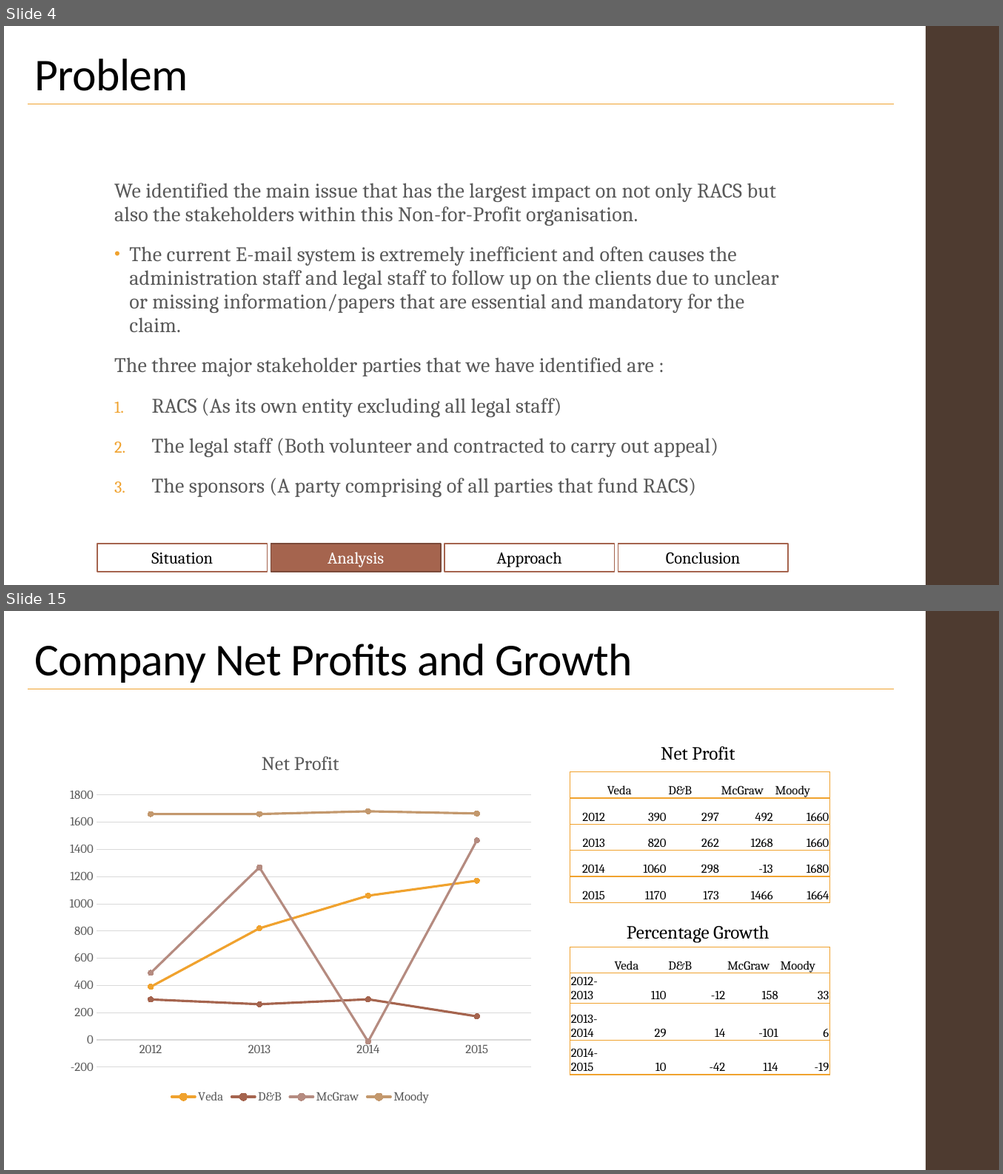
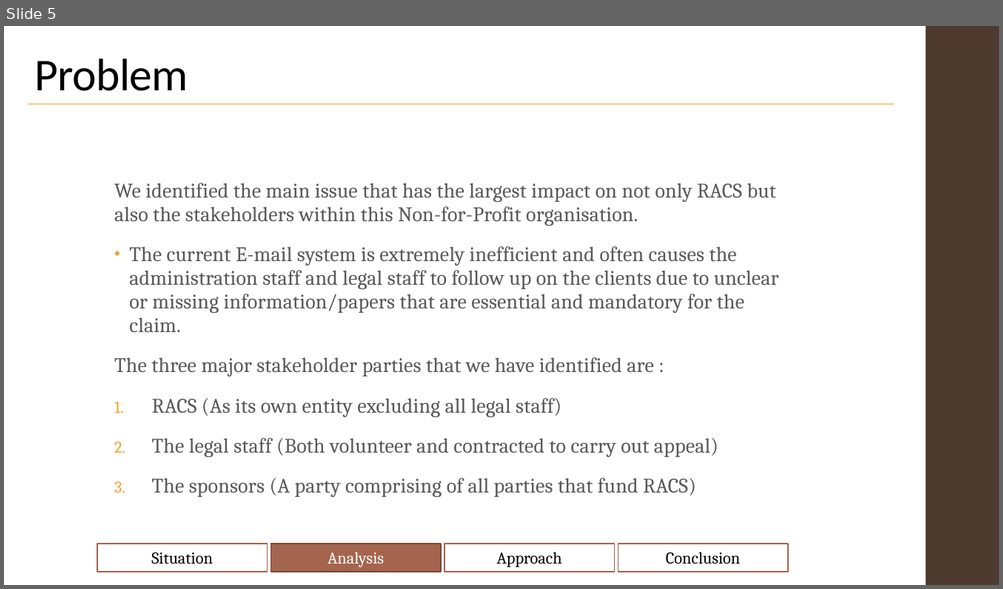
Before and after one commit to Shenganigans/HackJustice-Group-8, a slide deck: notes/Hackathon.pptx. Shown one above the other, each under a label of ours: slides 4 and 15 before the commit, slide 5 after it; the slides between them are not shown. The pictures are 1003x1174 and 1003x589 pixels, drawn with LibreOffice and Linux fonts; fonts in the diff are those of the drawing. Boxes give left, top, right and bottom in pixels: in the first picture for what was removed or moved away, otherwise in the second. Text is boxed around its words. In the diff, an @@ line names an element or a change of style, - is before the commit and + after.

```diff
--- a/notes/Hackathon.pptx
+++ b/notes/Hackathon.pptx
@@ slide 15 removed at <box>4,611,999,1170</box>, background #FFFFFF; not listed: 1 template element that a slide beside it also shows @@
@@ title removed at <box>35,644,632,683</box> @@
-Company Net Profits and Growth
@@ line removed from (27, 689) to (893, 689) @@
@@ line chart removed at <box>60,735,540,1107</box> @@
-title "Net Profit "
-categories: 2012, 2013, 2014, 2015
-Veda: 390, 820, 1060, 1170
-D&B: 300, 260, 300, 170
-McGraw: 490, 1270, -10, 1470
-Moody: 1660, 1660, 1680, 1660
@@ text removed at <box>660,746,734,760</box> @@
-Net Profit
@@ table removed at <box>569,772,830,903</box>, 5 rows, 5 columns @@
- | Veda | D&B | McGraw | Moody
-2012 | 390 | 297 | 492 | 1660
-2013 | 820 | 262 | 1268 | 1660
-2014 | 1060 | 298 | -13 | 1680
-2015 | 1170 | 173 | 1466 | 1664
@@ text removed at <box>626,925,768,943</box> @@
-Percentage Growth
@@ table removed at <box>569,948,829,1078</box>, 4 rows, 5 columns @@
- | Veda | D&B | McGraw | Moody
-2012-2013 | 110 | -12 | 158 | 33
-2013-2014 | 29 | 14 | -101 | 6
-2014-2015 | 10 | -42 | 114 | -19
@@ what was slide 4 is now slide 5 @@
```
Also in this commit, not shown: 9 slides changed, 11 slides added, 8 other slides removed.
